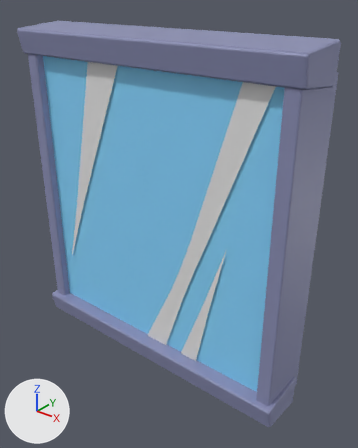
Two versions of the FBX model Assets/Art/Mesh/Window.fbx, one commit apart.
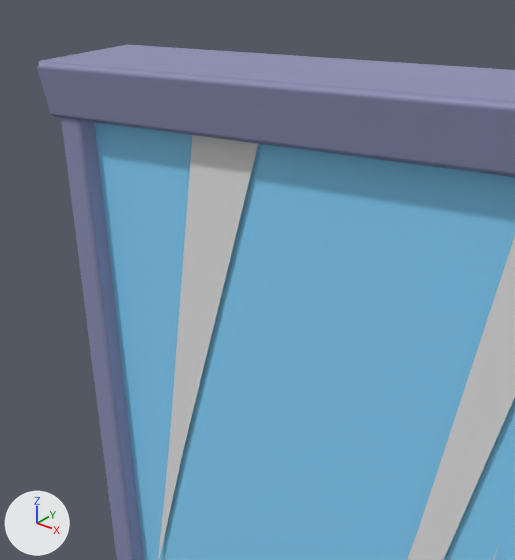
Each version is shown whole from a camera (50 mm lens) standing at (5.57, -6.39, 8.6) and looking at (0.36, 0.12, 4.57), then close up on the part from 0% to 66% of the width and 0% to 57% of the height. The axes (+X, +Y, +Z) are drawn at lower left. The lights are the same throughout. Where no turn or scale is listed for an object, it has been applied to the vertices.

In view in the first close-up: 'WindowMesh.001'.
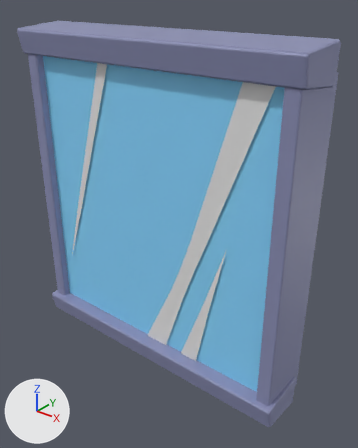
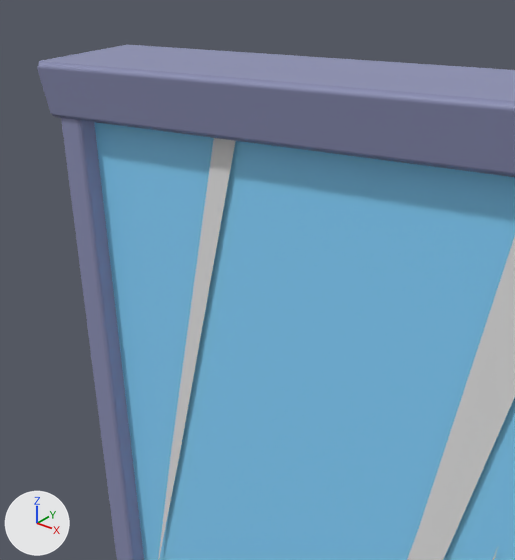
Commit message: Updated window highlight

What differs and where, as boxes (x1, y1, x2, y2) in the close-ups (515 x 560 px; the box of a moved part takes in the faces that stretch with it):
part 1 of me_plane_007, moved or reshaped
    before: (158, 135, 258, 560)
    after: (158, 138, 236, 560)

The change in detail:
me_plane_007 has 96 vertices, 53 faces and spans x -2.91..2.91, y -0.62..0.5, z 1.53..7.94.
me_plane_007 is used by ob_windowmesh_001; location (0.0, 0.0, 0.0).
Part 1, on me_plane_007:
Vertex 91 of me_plane_007 moves from (-0.48, -0.39, 7.49) to (-0.74, -0.39, 7.49).
Vertex 92 of me_plane_007 moves from (-1.23, -0.39, 7.49) to (-0.98, -0.39, 7.49).
Vertex 94 of me_plane_007 moves from (-1.75, -0.39, 4.46) at pixel (181, 457) to (-1.78, -0.39, 4.46) at pixel (179, 457).
Vertex 95 of me_plane_007 moves from (-1.93, -0.39, 4.46) at pixel (168, 453) to (-1.9, -0.39, 4.46) at pixel (170, 453).
